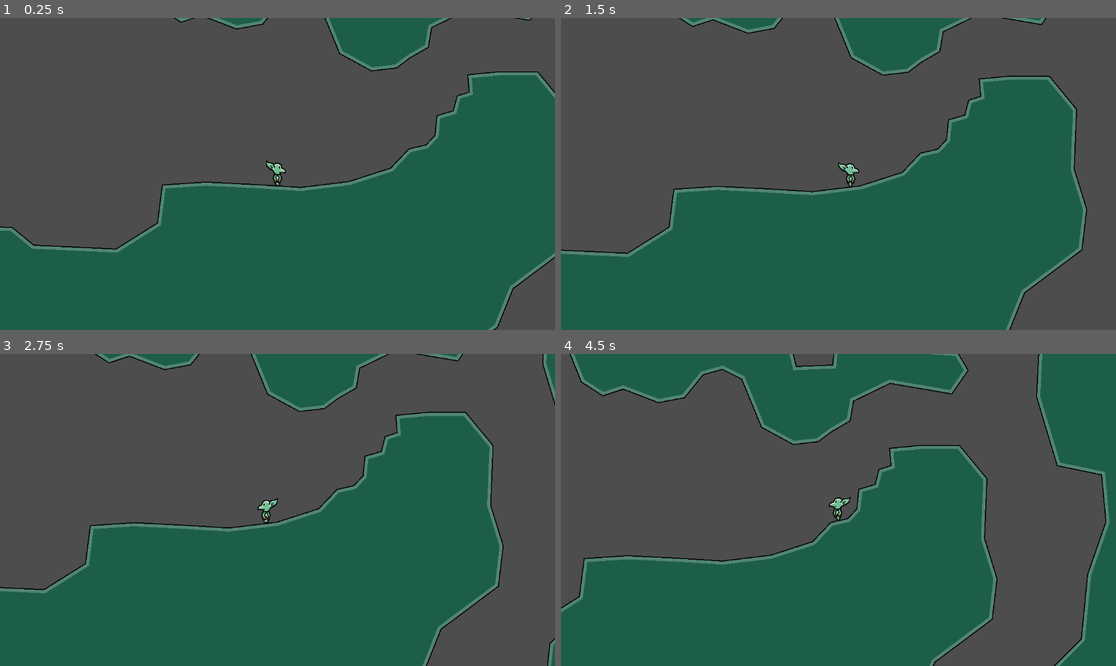
Above: before the commit, frames 1-4 (two rows, left to right).
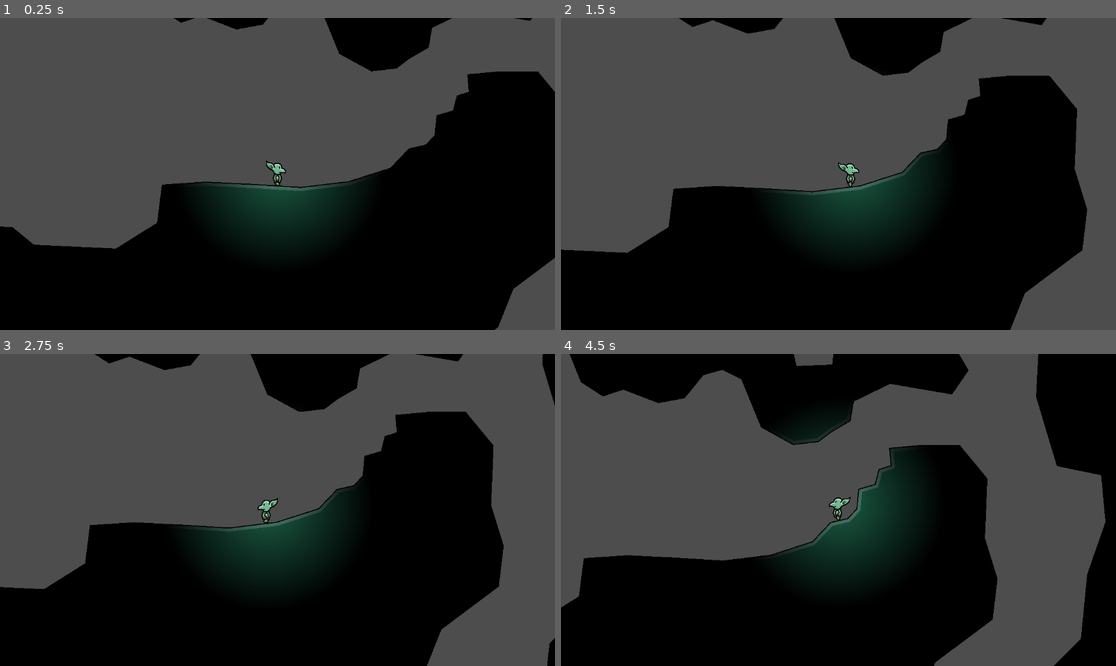
Above: after the commit, the same moments.

Repository: Surreily/goblin-game
Game: Godot game, scene res://scenes/world.tscn
Two runs of this game, one before a commit and one after it. Both use one fixed random seed, a clock stepped at 60 frames per second and the inputs below.
Inputs:
- Up to frame 1 (0.25 s): no input
- Up to frame 2 (1.5 s): hold Right (right) from 0.53 s (still down); tap Space (jump) at 0.77 s
- Up to frame 3 (2.75 s): tap Space (jump) at 1.52 s; release Right (right) at 2.03 s; hold Left (left) from 2.03 s (still down)
- Up to frame 4 (4.5 s): release Left (left) at 2.78 s; hold Right (right) 2.78-4.28 s; tap Space (jump) at 3.02, 3.77 s; hold Left (left) from 4.28 s (still down)

The runs differ from the first frame. In frame 1, 50% of the frame differs, in the area x 0-100%, y 0-100%; in frame 2, 48%; in frame 3, 48%; in frame 4, 52%.

Commit message:
Add lighting to main character.

Diff:
--- a/scenes/player.tscn
+++ b/scenes/player.tscn
@@ -1,10 +1,11 @@
-[gd_scene load_steps=12 format=3 uid="uid://dgg6mjmi5p0jg"]
+[gd_scene load_steps=13 format=3 uid="uid://dgg6mjmi5p0jg"]
 
 [ext_resource type="Texture2D" uid="uid://iwebq3juxpbx" path="res://graphics/player/body.png" id="1_dqkch"]
 [ext_resource type="Script" uid="uid://chvabpem8wivm" path="res://scripts/player-controller.gd" id="1_qlg0r"]
 [ext_resource type="Texture2D" uid="uid://dh8lqv6fyde6p" path="res://graphics/player/leg.png" id="2_qlg0r"]
 [ext_resource type="Texture2D" uid="uid://6xfc165e8xxw" path="res://graphics/player/arm.png" id="3_tuyoq"]
 [ext_resource type="Texture2D" uid="uid://cgkxyc0r2h17c" path="res://graphics/player/head.png" id="4_fjrip"]
+[ext_resource type="Texture2D" uid="uid://2xnb314loie" path="res://graphics/lighting/light.png" id="6_tuyoq"]
 
 [sub_resource type="RectangleShape2D" id="RectangleShape2D_dqkch"]
 size = Vector2(99.586, 415.009)
@@ -323,6 +324,11 @@
 speed_scale = 1.5
 blend_times = [&"idle", &"jump", 0.5, &"idle", &"run", 0.2, &"jump", &"idle", 0.3, &"jump", &"run", 0.2, &"run", &"idle", 0.2, &"run", &"jump", 0.5]
 
-[node name="Camera2D" type="Camera2D" parent="."]
+[node name="Camera" type="Camera2D" parent="."]
 position = Vector2(0, -220)
 position_smoothing_enabled = true
+
+[node name="Light" type="PointLight2D" parent="."]
+position = Vector2(38, -374)
+scale = Vector2(17.3594, 17.3594)
+texture = ExtResource("6_tuyoq")
--- a/scenes/world.tscn
+++ b/scenes/world.tscn
@@ -25,3 +25,6 @@
 
 [node name="Island 3" type="Polygon2D" parent="Terrain"]
 polygon = PackedVector2Array(1274, -148, 1247, -57, 1241, 59, 1284, 202, 1376, 221, 1385, 319, 1347, 428, 1334, 562, 12 …(186 unchanged characters)…
+
+[node name="CanvasModulate" type="CanvasModulate" parent="."]
+color = Color(0, 0, 0, 1)
Binary file added: graphics/lighting/light.png
Not shown, added: graphics/lighting/light.png.import
